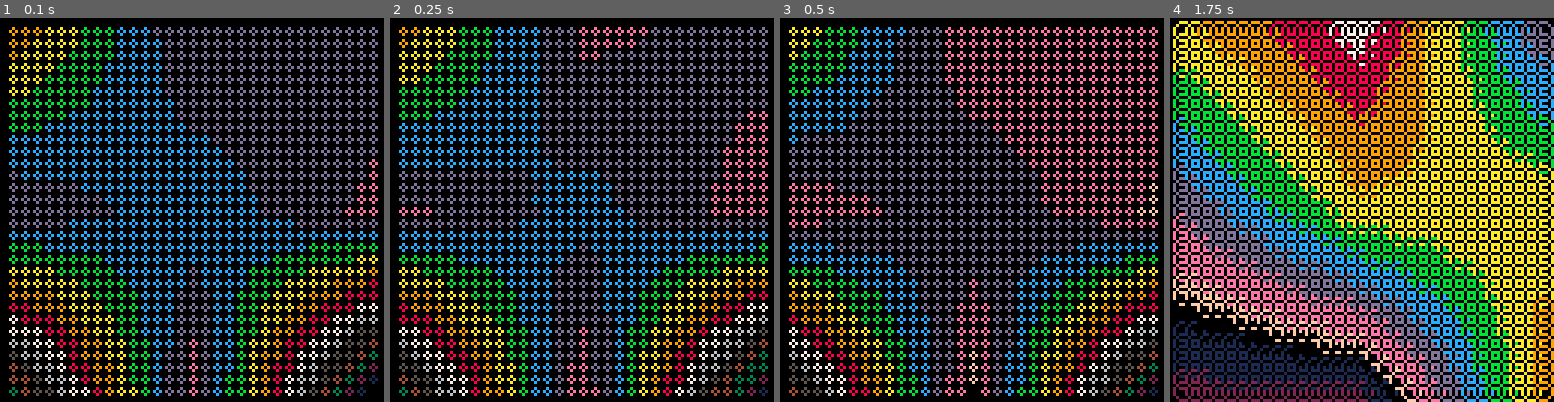
Above: before the commit, frames 1-4 (left to right).
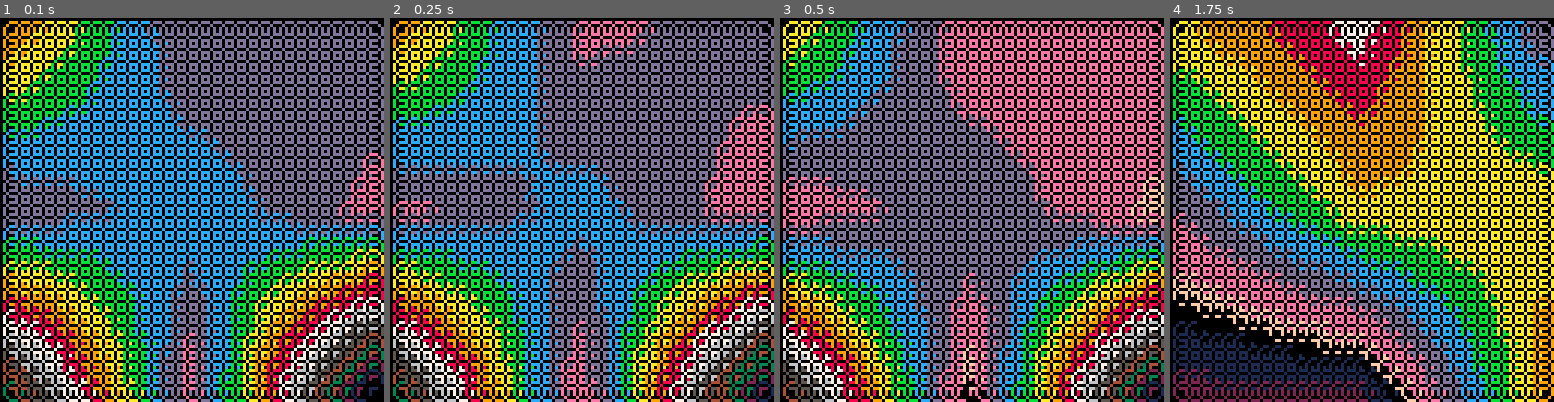
Above: after the commit, the same moments.

Repository: HelveticaScenario/pico8-carts
Game: PICO-8 cartridge bilinear.p8
Two runs of this game, one before a commit and one after it. Both use one fixed random seed, a clock stepped at 60 frames per second and the inputs below.
Inputs:
- Up to frame 1 (0.1 s): no input
- Up to frame 2 (0.25 s): no input
- Up to frame 3 (0.5 s): no input
- Up to frame 4 (1.75 s): tap O (Z key) at 0.7, 1.7 s; hold Right from 1.6 s (still down)

The runs differ from the first frame. In frame 1, 38% of the frame differs, in the area x 0-100%, y 0-100%; in frame 2, 38%; in frame 3, 38%; in frame 4, nothing differs.

Commit message:
start with linked rings

Diff:
--- a/bilinear.p8
+++ b/bilinear.p8
@@ -72,7 +72,7 @@
 
 end
 
-radius = 1
+radius = 3
 func = circ
 
 change_by = 0.005
